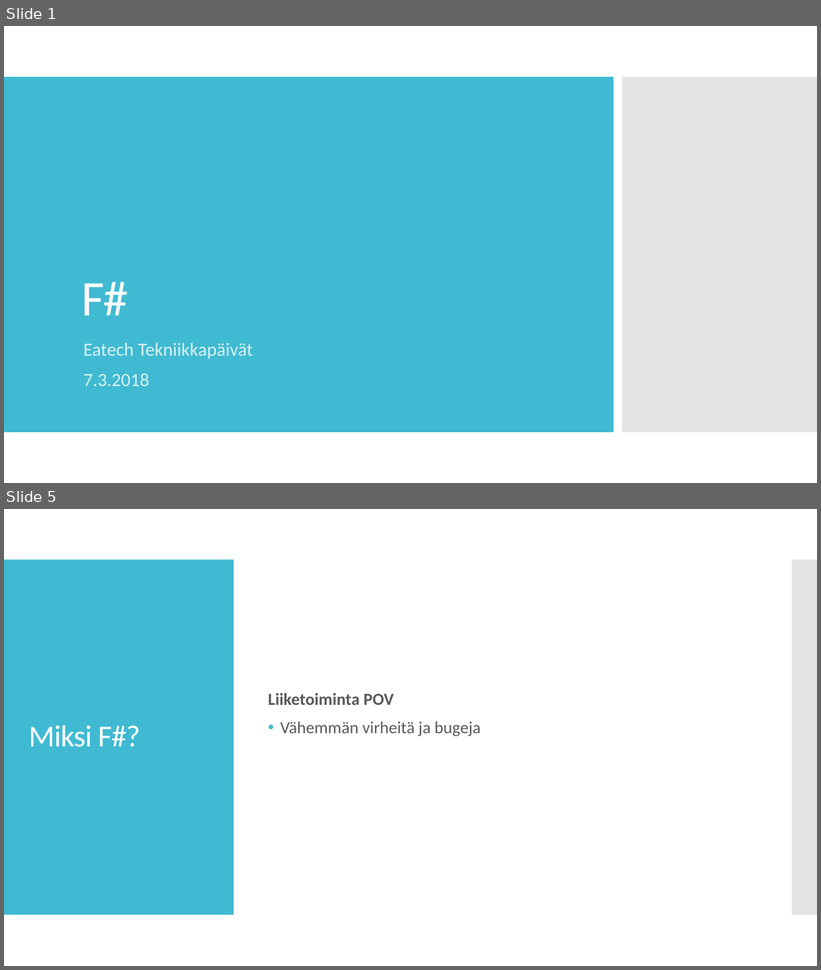
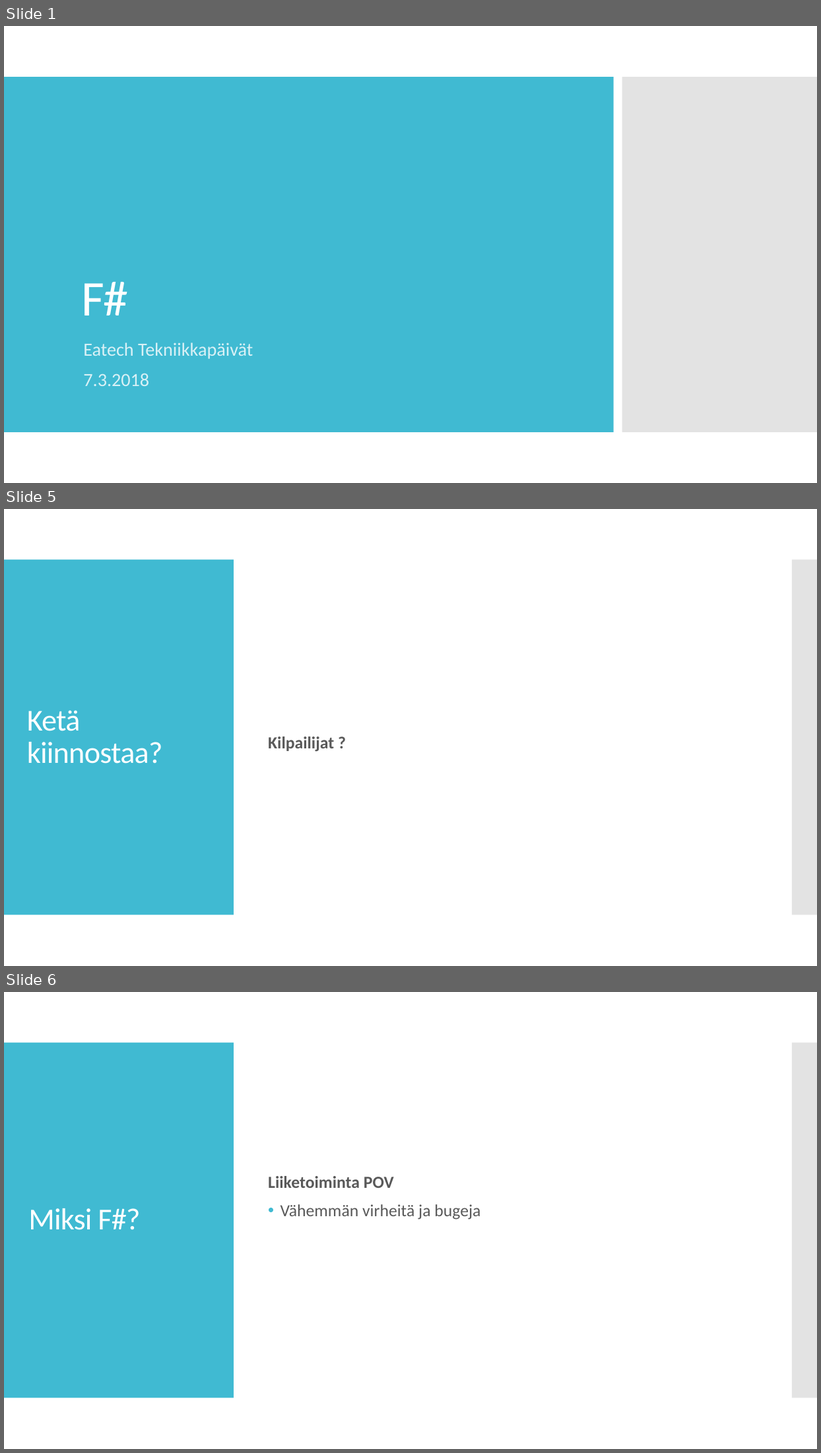
Before and after one commit to supertopi/FSharpRep, a slide deck: F.pptx. Shown one above the other, each under a label of ours: slides 1 and 5 before the commit, slides 1, 5 and 6 after it; the slides between them are not shown. The pictures are 821x970 and 821x1453 pixels, drawn with LibreOffice and Linux fonts; fonts in the diff are those of the drawing. Boxes give left, top, right and bottom in pixels: in the first picture for what was removed or moved away, otherwise in the second. Text is boxed around its words. In the diff, an @@ line names an element or a change of style, - is before the commit and + after.

```diff
--- a/F.pptx
+++ b/F.pptx
@@ slide 5 added at bbox=[4, 509, 817, 966], background #FFFFFF; not listed: 2 template elements that a slide beside it also shows @@
@@ title added at bbox=[27, 710, 163, 764], 36 pt, text #FFFFFF @@
+Ketä kiinnostaa?
@@ text added at bbox=[268, 737, 334, 752], 20 pt, text #595959, bold @@
+Kilpailijat ?
@@ what was slide 5 is now slide 6 @@
```
Also in this commit, not shown: 4 slides changed, 2 other files.
